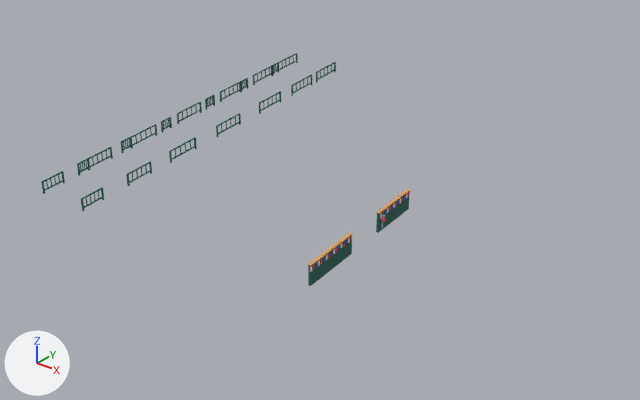
The glTF model assets/models/rain_market/street_detail.glb: old version first, new version second.
Before and after are seen from a 50 mm lens placed at (44.3, -56.3, 33.1), pointed at (-0.4, -0.4, -1.6). The lights are fixed; the arrows at lower left show +X, +Y and +Z. The picture after the commit comes second. Vertices at exactly the same position are counted once.

The first picture shows 'street_detail'.
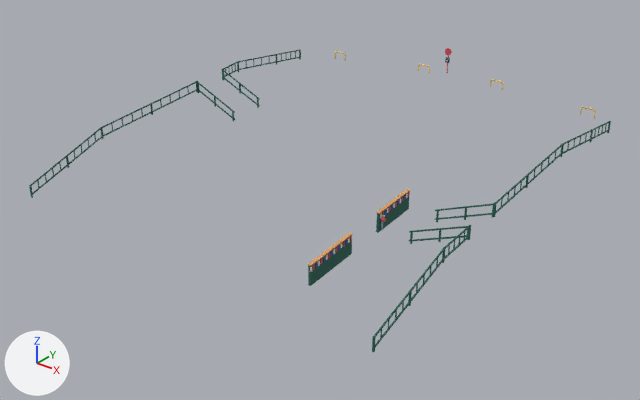
Location of each change, (x1, y1, x2, y2) in pixels of the pictures (640 x 400 px; the box of a moved part takes in the faces that stretch with it):
'street_detail', reshaped (58% wider, 30% taller): before (41, 53, 410, 286); after (29, 48, 611, 352)
part 1 of me_street_detail, moved or reshaped: before (220, 82, 240, 92); after (225, 69, 238, 77)
part 2 of me_street_detail, moved or reshaped: before (222, 89, 240, 100); after (223, 62, 238, 70)
part 3 of me_street_detail, moved or reshaped: before (154, 124, 157, 136); after (150, 103, 153, 115)
part 4 of me_street_detail, moved or reshaped: before (110, 147, 113, 159); after (100, 127, 104, 139)
part 5 of me_street_detail, deleted: before (41, 53, 336, 211)
part 6 of me_street_detail, added: after (29, 48, 503, 198)
part 7 of me_street_detail, added: after (372, 107, 611, 352)

Patch to the scene script:
```diff
--- a/assets/models/rain_market/street_detail.glb.py
+++ b/assets/models/rain_market/street_detail.glb.py
@@ mat_gold @@
+mat_gold = principled_material('gold')
+mat_gold.base_color = (0.896, 0.552, 0.0844)  # yellow #f3c452
+mat_gold.roughness = 0.84
@@ mat_navy @@
+mat_navy = principled_material('navy')
+mat_navy.base_color = (0.0168, 0.0382, 0.0865)  # dark blue #233753
+mat_navy.roughness = 0.84
@@ me_street_detail @@
 # used by ob_street_detail; location = (0.0, 0.0, 0.0)
-me_street_detail.from_pydata(...)  # 1560 vertices, 2388 faces; spans x -17.7..10.6, y -17.1..17.1, z 0.1..4.7
+me_street_detail.from_pydata(...)  # 1704 vertices, 2800 faces; spans x -18.1..18.1, y -18.1..24.1, z 0.0..6.5
+# me_street_detail part 1: the loose piece of 8 vertices spanning x -17.7..-17.6, y 4.9..8.0, z 3.4..3.8 is scaled about its middle by (1, 0.742, 0.765), then moved by (-0.4, 0.4, 1.3)
+# me_street_detail part 2: the loose piece of 8 vertices spanning x -17.7..-17.6, y 4.9..8.0, z 2.6..3.0 is scaled about its middle by (1, 0.742, 0.765), then moved by (-0.4, 0.4, 2.9)
+# me_street_detail part 3: the loose piece of 8 vertices spanning x -17.7..-17.6, y -4.1..-3.9, z 1.4..2.6 is moved by (-0.4, 0.0, 2.1)
+# me_street_detail part 4: the loose piece of 8 vertices spanning x -17.7..-17.6, y -9.6..-9.4, z 0.9..2.0 is moved by (-0.4, -0.5, 2.0)
+# me_street_detail part 5: 121 loose pieces with 992 vertices, spanning x -17.7..-12.2, y -17.1..17.1, z 0.1..4.7, are deleted
+# me_street_detail part 6: 600 vertices added at x -18.1..4.9, y -18.1..24.1, z 0.0..6.5
+# me_street_detail part 7: 536 vertices added at x 13.0..18.1, y -18.1..20.8, z 0.0..5.9
+# other edits to the shape of me_street_detail do not show in these pictures
 me_street_detail.materials.append(mat_green)
@@ me_street_detail @@
 me_street_detail.materials.append(mat_metal)
+me_street_detail.materials.append(mat_navy)  # dark blue #233753
+me_street_detail.materials.append(mat_gold)  # yellow #f3c452
```
